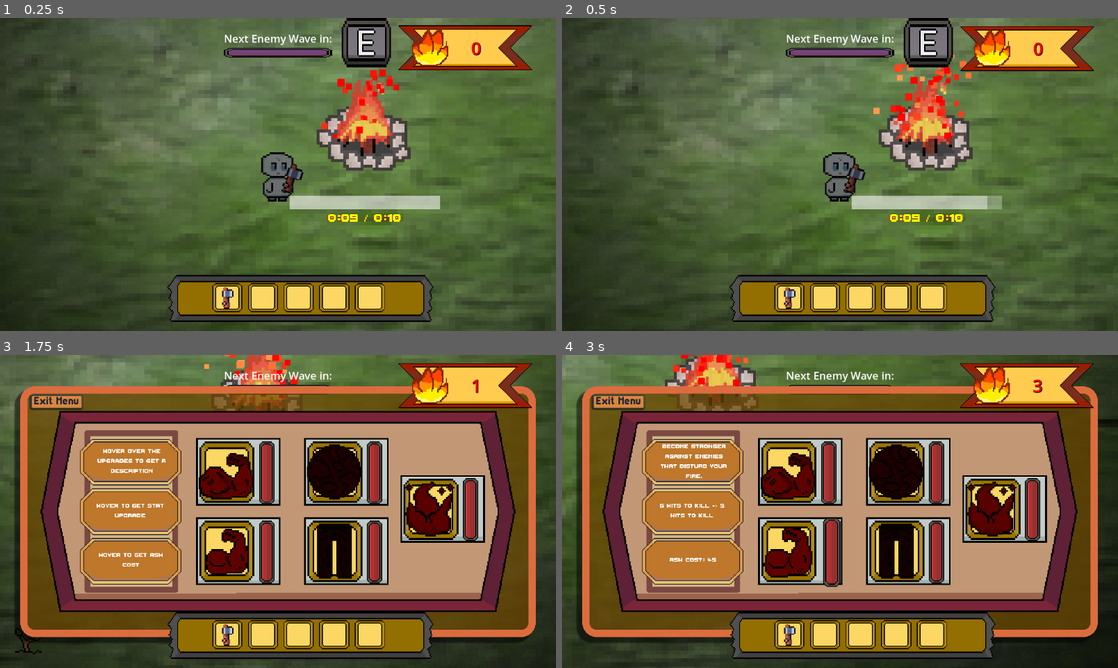
Above: before the commit, frames 1-4 (two rows, left to right).
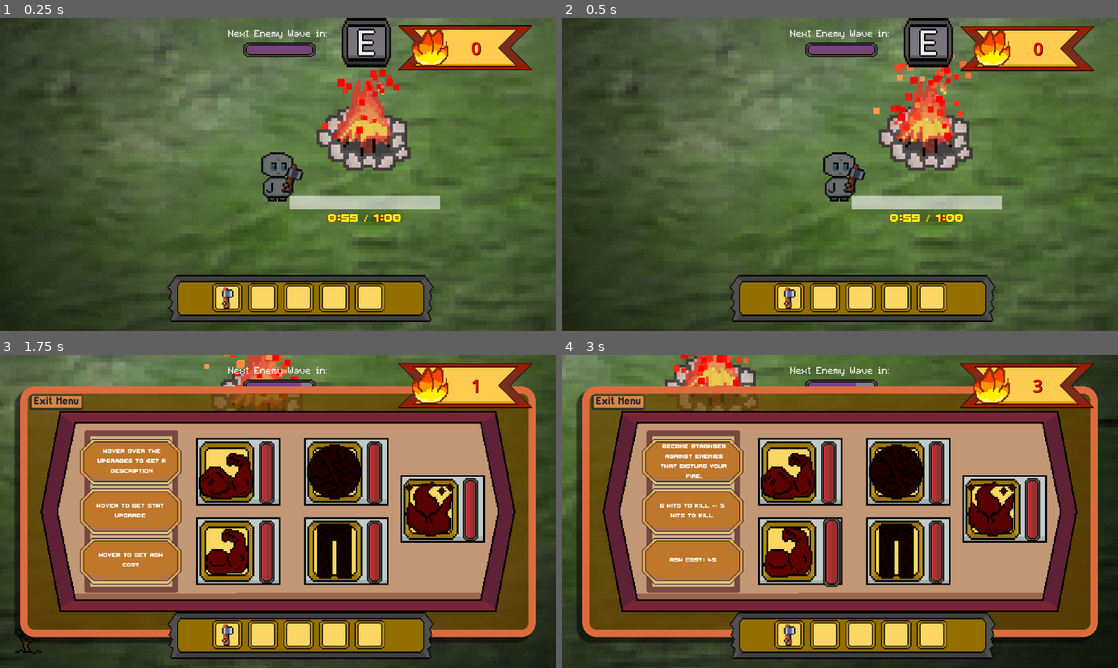
Above: after the commit, the same moments.

Repository: DaqCode/GameDevJS2025
Game: Godot game, scene res://scenes/UI/main_scene.tscn
Same seed, same stepped clock (60 frames per second), same inputs: the game is played once before the commit and once after it. This scene is started directly instead of the project's main scene. The engine's default icon, where the game draws it, is replaced by a stand-in: a white triangle on a blue panel in a dark square.
Inputs (mouse positions are in pixels of both pictures, inside the frame that each line leads up to):
- Up to frame 1 (0.25 s): no input
- Up to frame 2 (0.5 s): no input
- Up to frame 3 (1.75 s): move the mouse to (400, 495) at 0.52 s; hold D (right) 0.53-1.28 s; hold E (interact) 0.53-1.28 s; move the mouse to (166, 527) at 1.27 s; hold S (down) from 1.28 s (still down); tap E (interact) at 1.35 s
- Up to frame 4 (3 s): move the mouse to (895, 442) at 2.02 s; release S (down) at 2.03 s; hold D (right) 2.03-2.78 s; hold E (interact) 2.03-2.78 s; move the mouse to (812, 574) at 2.77 s; hold W (up) from 2.78 s (still down); tap E (interact) at 2.85 s

The runs differ from the first frame. In frame 1, 1.2% of the frame differs, in the area x 40-71%, y 3-66%; in frame 2, 1.3%, in the area x 40-80%, y 3-66%; in frame 3, 0.7%; in frame 4, 0.7%.

Commit message:
Fixed a few bugs

Diff:
--- a/gamedevjs2025/scenes/UI/main_scene.tscn
+++ b/gamedevjs2025/scenes/UI/main_scene.tscn
@@ -8,10 +8,15 @@
 [ext_resource type="PackedScene" uid="uid://bp7m2f686niqc" path="res://scenes/UI/ash_count.tscn" id="6_r7yxp"]
 [ext_resource type="PackedScene" uid="uid://djd8rkntt51cb" path="res://scenes/enemies/enemy_controller.tscn" id="7_7rv43"]
 [ext_resource type="Texture2D" uid="uid://dgni23wj4cf4r" path="res://art/ui/progress-bar-back.png" id="8_igrk7"]
+[ext_resource type="FontFile" uid="uid://dy7x4dcgnp2ql" path="res://art/enemies/Pixel.ttf" id="8_r7yxp"]
+[ext_resource type="FontFile" uid="uid://bi4j1fsd62mrj" path="res://art/fonts/EXEPixelPerfect.ttf" id="9_oakt4"]
 [ext_resource type="Texture2D" uid="uid://quhc36hct0mt" path="res://art/ui/progress-bar-purple.png" id="9_r7yxp"]
 
 [sub_resource type="LabelSettings" id="LabelSettings_7rv43"]
-font_size = 22
+line_spacing = 0.0
+font = ExtResource("9_oakt4")
+font_size = 32
+shadow_size = 0
 
 [node name="MainScene" type="Node2D"]
 script = ExtResource("1_64uqr")
@@ -46,29 +51,39 @@
 [node name="AshCountForLater" type="Timer" parent="."]
 
 [node name="EnemyController" parent="." node_paths=PackedStringArray("spawn_progress_bar") instance=ExtResource("7_7rv43")]
-spawn_progress_bar = NodePath("../EnemySpawnUI/VBoxContainer/EnemySpawnTimeRemaining")
+spawn_progress_bar = NodePath("../EnemySpawnUI/EnemySpawnTimeRemaining")
 
 [node name="EnemySpawnUI" type="CanvasLayer" parent="."]
 
-[node name="VBoxContainer" type="VBoxContainer" parent="EnemySpawnUI"]
-anchors_preset = 5
-anchor_left = 0.5
-anchor_right = 0.5
-offset_left = -81.5
-offset_top = 27.0
-offset_right = 81.5
-offset_bottom = 81.0
-grow_horizontal = 2
-alignment = 1
-
-[node name="EnemySpawnLabel" type="Label" parent="EnemySpawnUI/VBoxContainer"]
-layout_mode = 2
+[node name="EnemySpawnLabel" type="Label" parent="EnemySpawnUI"]
+offset_left = 427.5
+offset_top = 16.0
+offset_right = 724.5
+offset_bottom = 44.0
+theme_override_colors/font_color = Color(0, 0, 0, 1)
+theme_override_fonts/font = ExtResource("8_r7yxp")
+theme_override_font_sizes/font_size = 22
 text = "Next Enemy Wave in:"
 label_settings = SubResource("LabelSettings_7rv43")
+horizontal_alignment = 1
+vertical_alignment = 1
+autowrap_mode = 2
+metadata/_edit_lock_ = true
 
-[node name="EnemySpawnTimeRemaining" type="TextureProgressBar" parent="EnemySpawnUI/VBoxContainer"]
+[node name="EnemySpawnTimeRemaining" type="TextureProgressBar" parent="EnemySpawnUI"]
 custom_minimum_size = Vector2(40, 20)
-layout_mode = 2
+anchors_preset = 8
+anchor_left = 0.5
+anchor_top = 0.5
+anchor_right = 0.5
+anchor_bottom = 0.5
+offset_left = -72.0
+offset_top = -273.0
+offset_right = 28.0
+offset_bottom = -253.0
+grow_horizontal = 2
+grow_vertical = 2
+scale = Vector2(1.5, 1.5)
 size_flags_vertical = 3
 value = 50.0
 nine_patch_stretch = true
--- a/gamedevjs2025/scenes/assets/campfire/campfire.gd
+++ b/gamedevjs2025/scenes/assets/campfire/campfire.gd
@@ -4,8 +4,8 @@
 @onready var label := %LiveTimer
 @onready var timer:= $CampfireDeathTimer/FireburnTimer
 
-var fire_duration : float = 10.0
-var fire_remaining : float = 10.0
+var fire_duration : float = 60.0
+var fire_remaining : float = 60.0
 
 var can_interact : bool = false
 
--- a/gamedevjs2025/scenes/assets/trees/tree_types.gd
+++ b/gamedevjs2025/scenes/assets/trees/tree_types.gd
@@ -162,7 +162,10 @@
 		dropped_item.tree_type = tree_type
 		dropped_item.item_type = type
 		dropped_item.position = tree_col_shape.global_position + Vector2(randf_range(-drop_range,drop_range),randf_range(-drop_range,drop_range)) # get rand pos to drop
-		get_tree().current_scene.add_child(dropped_item)
+
+		# Removed the get_tree().current_scene.add_child(dropped_item)
+		# Recommended to use Call_defered due to physics blowing up...
+		call_deferred("drop_item", dropped_item)
 
 func _on_tree_interaction_body_entered(body: Node2D) -> void:
 	if body.is_in_group("player"):
@@ -196,3 +199,6 @@
 		can_be_chopped = true
 
 	tree_texture.region_rect = tree_sprite_offset["stage_%s" % current_stage]
+
+func drop_item(item: Node) -> void:
+	get_tree().current_scene.add_child(item)
--- a/gamedevjs2025/scenes/characters/bron/bron.gd
+++ b/gamedevjs2025/scenes/characters/bron/bron.gd
@@ -88,9 +88,9 @@
 	if area.is_in_group("Tree"):
 		print("Can trop tree now")
 
-
 func _on_bron_area_area_exited(area: Area2D) -> void:
-	pass # Replace with function body.
+	print("Shouldn't be important, leave it as it is")
+	# Not sure why this was put, but i suppose this shoould be put in for now.
 
 func _open_upgrade_menu() -> void:
 	$UpgradeStation.visible = true
--- a/gamedevjs2025/scenes/droppedPlank/droppedItem.gd
+++ b/gamedevjs2025/scenes/droppedPlank/droppedItem.gd
@@ -1,7 +1,4 @@
 extends Area2D
-
-@onready var plank_texture := %PlankSprite
-@onready var seed_texture := %SeedSprite
 
 @export var spritePath : NodePath
 var sprite : Node
--- a/gamedevjs2025/scenes/droppedPlank/dropped_plank.tscn
+++ b/gamedevjs2025/scenes/droppedPlank/dropped_plank.tscn
@@ -1,9 +1,8 @@
-[gd_scene load_steps=6 format=3 uid="uid://cbgk1uaomb4xh"]
+[gd_scene load_steps=5 format=3 uid="uid://cbgk1uaomb4xh"]
 
 [ext_resource type="Script" uid="uid://pho5qbiirwry" path="res://scenes/droppedPlank/droppedItem.gd" id="1_k65c1"]
 [ext_resource type="Texture2D" uid="uid://cbwrli1yl3nkf" path="res://art/tree/tree1/plank.png" id="2_kb20k"]
 [ext_resource type="Texture2D" uid="uid://hiubxtkc5cj6" path="res://art/tree/tree3/blue-plank.png" id="3_4x7f5"]
-[ext_resource type="Texture2D" uid="uid://cegeledh12s0x" path="res://icon.svg" id="3_mjedk"]
 
 [sub_resource type="CircleShape2D" id="CircleShape2D_omk34"]
 radius = 24.0
@@ -11,7 +10,7 @@
 [node name="DroppedPlank" type="Area2D"]
 script = ExtResource("1_k65c1")
 spritePath = NodePath("PlankSprite")
-treeTypeTextures = Array[Texture2D]([ExtResource("2_kb20k"), ExtResource("3_mjedk"), ExtResource("3_4x7f5")])
+treeTypeTextures = Array[Texture2D]([ExtResource("2_kb20k"), ExtResource("2_kb20k"), ExtResource("3_4x7f5")])
 
 [node name="ColorRect" type="ColorRect" parent="."]
 offset_left = -2.0
--- a/gamedevjs2025/scenes/droppedSeed/dropped_seeds.tscn
+++ b/gamedevjs2025/scenes/droppedSeed/dropped_seeds.tscn
@@ -21,6 +21,7 @@
 color = Color(0.367685, 0.109984, 0.209708, 1)
 
 [node name="SeedSprite" type="Sprite2D" parent="."]
+modulate = Color(0.0901961, 0.0901961, 0.0901961, 1)
 scale = Vector2(0.15, 0.15)
 texture = ExtResource("2_pt5w7")
 
--- a/gamedevjs2025/scenes/mainPlayArea/main_scene.gd
+++ b/gamedevjs2025/scenes/mainPlayArea/main_scene.gd
@@ -13,6 +13,7 @@
 # - Each of these trees need to be instantiated, and connected to a signal for the player to chop down.
 
 func _ready() -> void:
+	reset_game()
 
 	$AshCountForLater.start()
 	for i in range(randi_range(3, 7)):
Not shown: 1 places in gamedevjs2025/scenes/UI/main_scene.tscn that only renumber resources
